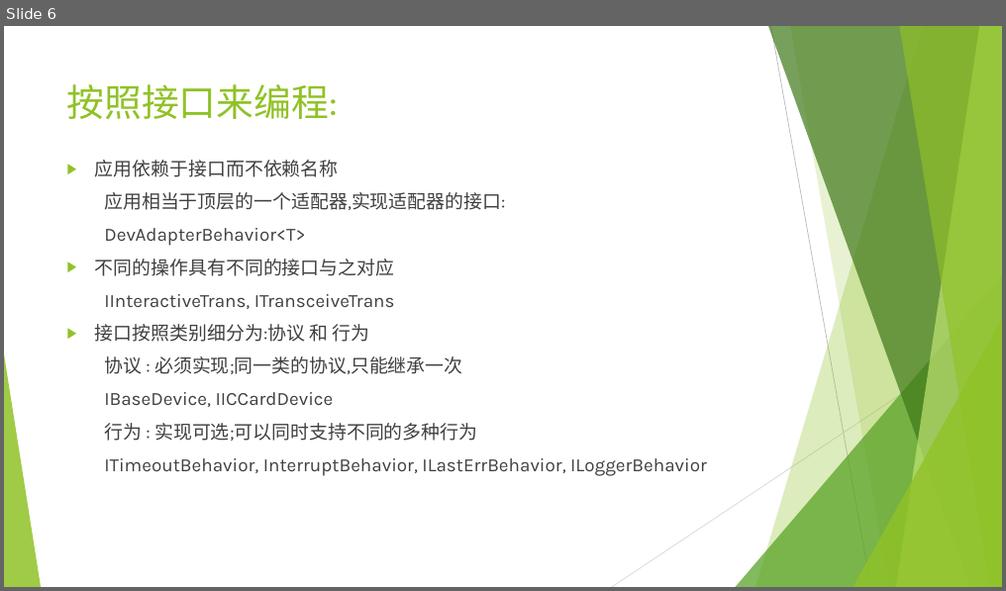
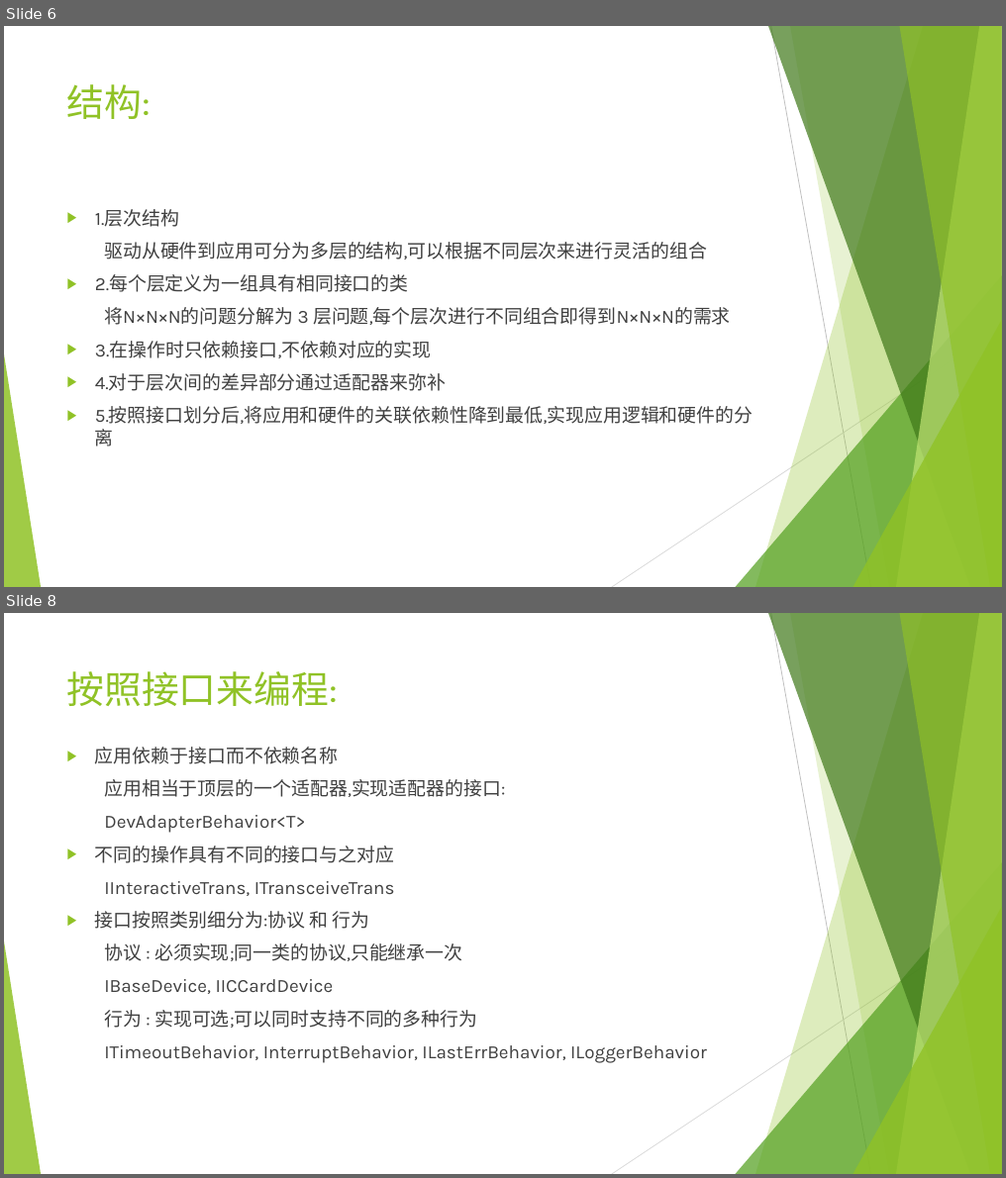
Before and after one commit to Zhyioo/libzhouyb_doc, a slide deck: PPT/第3章 框架结构.pptx. Shown one above the other, each under a label of ours: slide 6 before the commit, slides 6 and 8 after it; the slides between them are not shown. The pictures are 1006x591 and 1006x1178 pixels, drawn with LibreOffice and Linux fonts; fonts in the diff are those of the drawing. Boxes give left, top, right and bottom in pixels: in the first picture for what was removed or moved away, otherwise in the second. Text is boxed around its words. In the diff, an @@ line names an element or a change of style, - is before the commit and + after.

```diff
--- a/PPT/第3章 框架结构.pptx
+++ b/PPT/第3章 框架结构.pptx
@@ slide 6 added at bbox=[4, 26, 1002, 587], background #FFFFFF; not listed: 10 template elements that a slide beside it also shows @@
@@ title added at bbox=[67, 84, 151, 119], 36 pt, text #90C226 @@
+结构:
@@ text added at bbox=[95, 209, 753, 447], 18 pt, text #404040 @@
+▶ 1.层次结构
+驱动从硬件到应用可分为多层的结构,可以根据不同层次来进行灵活的组合
+▶ 2.每个层定义为一组具有相同接口的类
+将N×N×N的问题分解为 3 层问题,每个层次进行不同组合即得到N×N×N的需求
+▶ 3.在操作时只依赖接口,不依赖对应的实现
+▶ 4.对于层次间的差异部分通过适配器来弥补
+▶ 5.按照接口划分后,将应用和硬件的关联依赖性降到最低,实现应用逻辑和硬件的分离
@@ what was slide 6 is now slide 8 @@
```
Also in this commit, not shown: 1 other slide added, 3 other files.
